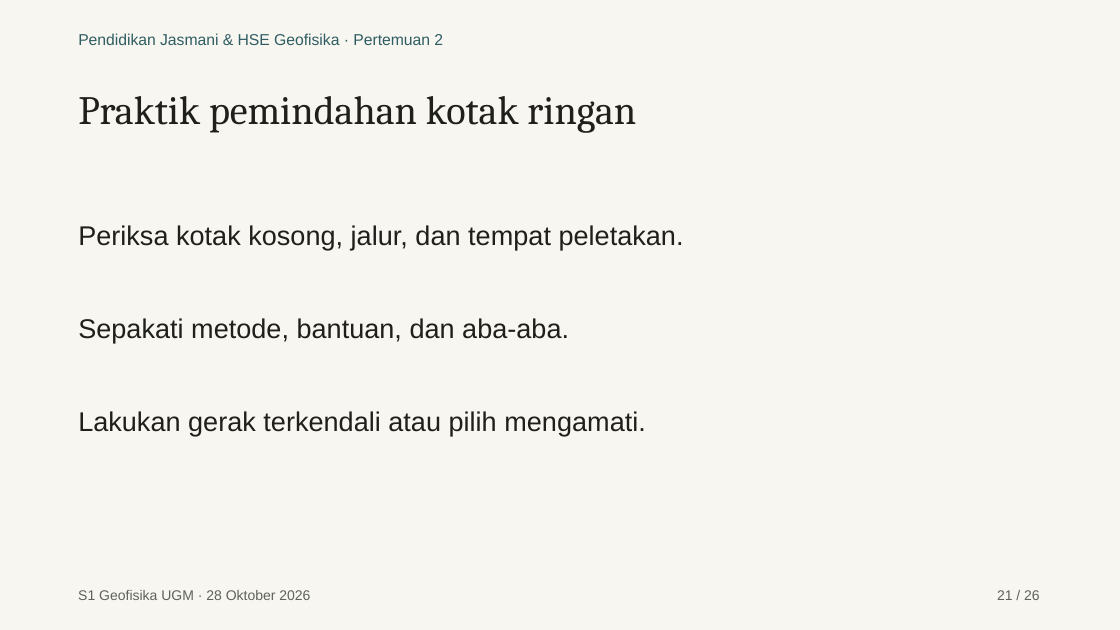
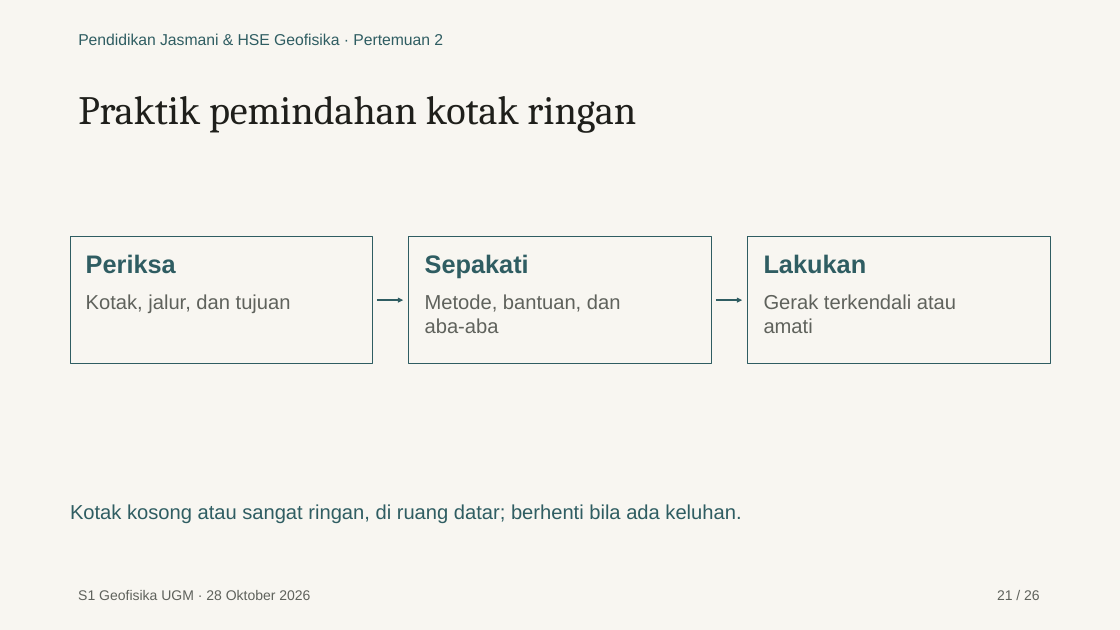
Before and after one commit to maswiet/maswiet.github.io, a slide deck: slide 21 of kuliah/pendidikan-jasmani-hse/pertemuan-2/presentasi.pptx. Drawn at 1120x630 pixels with LibreOffice and Linux fonts; fonts in the diff are those of the drawing. Boxes give left, top, right and bottom in pixels: in the first picture for what was removed or moved away, otherwise in the second. Text is boxed around its words. In the diff, an @@ line names an element or a change of style, - is before the commit and + after.

```diff
--- a/kuliah/pendidikan-jasmani-hse/pertemuan-2/presentasi.pptx
+++ b/kuliah/pendidikan-jasmani-hse/pertemuan-2/presentasi.pptx
@@ rectangle added at (x1=70, y1=236, x2=372, y2=363), fill #F8F6F1, outline #2F5D62 0.75 pt @@
@@ text removed at (x1=78, y1=225, x2=684, y2=250) @@
-Periksa kotak kosong, jalur, dan tempat peletakan.
@@ rectangle added at (x1=409, y1=236, x2=712, y2=363), fill #F8F6F1, outline #2F5D62 0.75 pt @@
@@ rectangle added at (x1=748, y1=236, x2=1050, y2=363), fill #F8F6F1, outline #2F5D62 0.75 pt @@
@@ text added at (x1=86, y1=254, x2=176, y2=274), 21.8 pt, text #2F5D62, bold @@
+Periksa
@@ text added at (x1=425, y1=254, x2=529, y2=279), 21.8 pt, text #2F5D62, bold @@
+Sepakati
@@ text added at (x1=764, y1=254, x2=867, y2=274), 21.8 pt, text #2F5D62, bold @@
+Lakukan
@@ text added at (x1=86, y1=294, x2=291, y2=313), 17.2 pt, text #5F625C @@
+Kotak, jalur, dan tujuan
@@ text at (x1=425, y1=294, x2=621, y2=333): text changed; size 23.2 to 17.2 pt; text colour #1F1F1B to #5F625C @@
-Sepakati metode, bantuan, dan aba-aba.
+Metode, bantuan, dan
+aba-aba
@@ text at (x1=764, y1=294, x2=956, y2=333): text changed; size 23.2 to 17.2 pt; text colour #1F1F1B to #5F625C @@
-Lakukan gerak terkendali atau pilih mengamati.
+Gerak terkendali atau
+amati
@@ arrow added from (377, 300) to (403, 300), #2F5D62 2.25 pt @@
@@ arrow added from (716, 300) to (743, 300), #2F5D62 2.25 pt @@
@@ text added at (x1=70, y1=504, x2=741, y2=523), 17.2 pt, text #2F5D62 @@
+Kotak kosong atau sangat ringan, di ruang datar; berhenti bila ada keluhan.
```
Also in this commit, not shown: 10 other slides changed, 32 other files.
